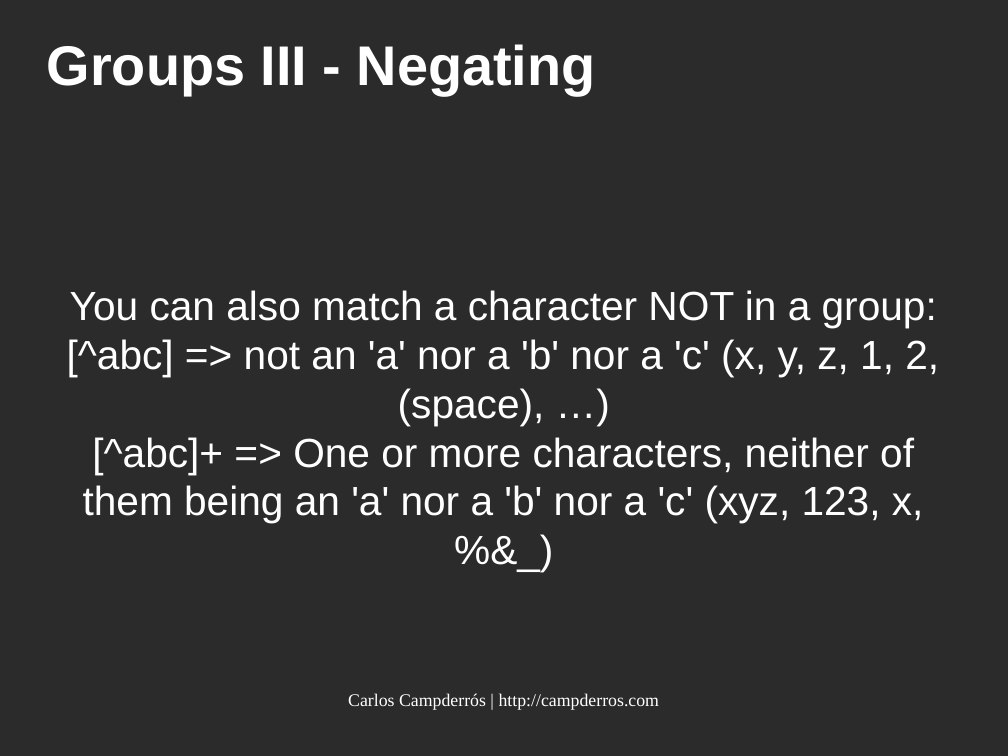
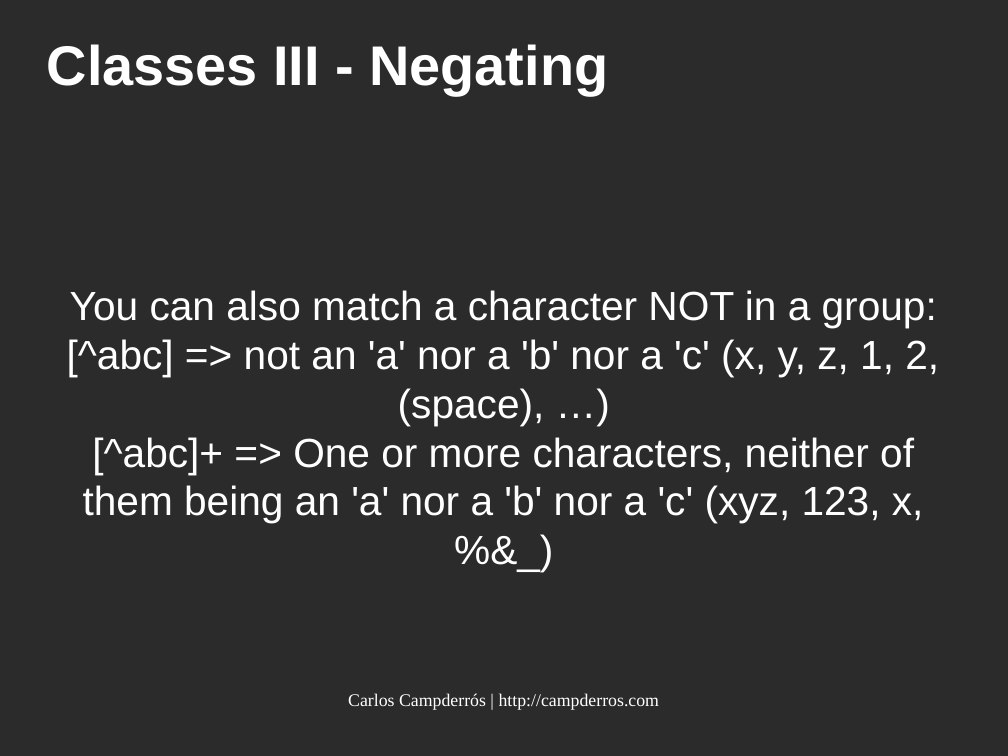
Before and after one commit to kampde/phpRegexTest, a slide deck: slide 16 of regular_expressions.odp. Drawn at 1008x756 pixels with LibreOffice and Linux fonts; fonts in the diff are those of the drawing; background and template pictures are left out; a plain dark background stands for a picture behind light text. Boxes give left, top, right and bottom in pixels: in the first picture for what was removed or moved away, otherwise in the second. Text is boxed around its words. In the diff, an @@ line names an element or a change of style, - is before the commit and + after.

```diff
--- a/regular_expressions.odp
+++ b/regular_expressions.odp
@@ title at [47,44,608,95]: text changed @@
-Groups III - Negating
+Classes III - Negating
```
Also in this commit, not shown: 3 other slides changed, 9 slides added.
